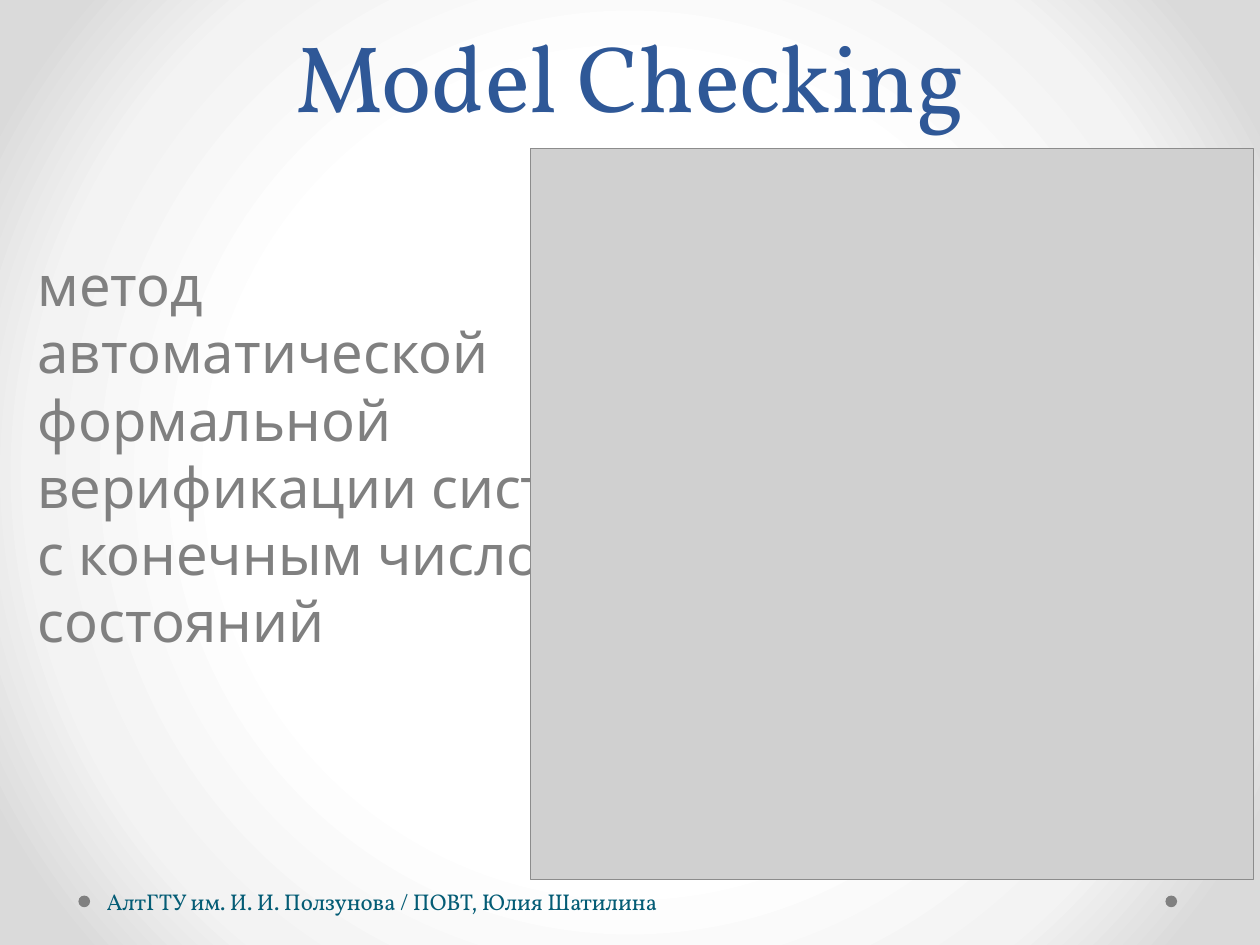
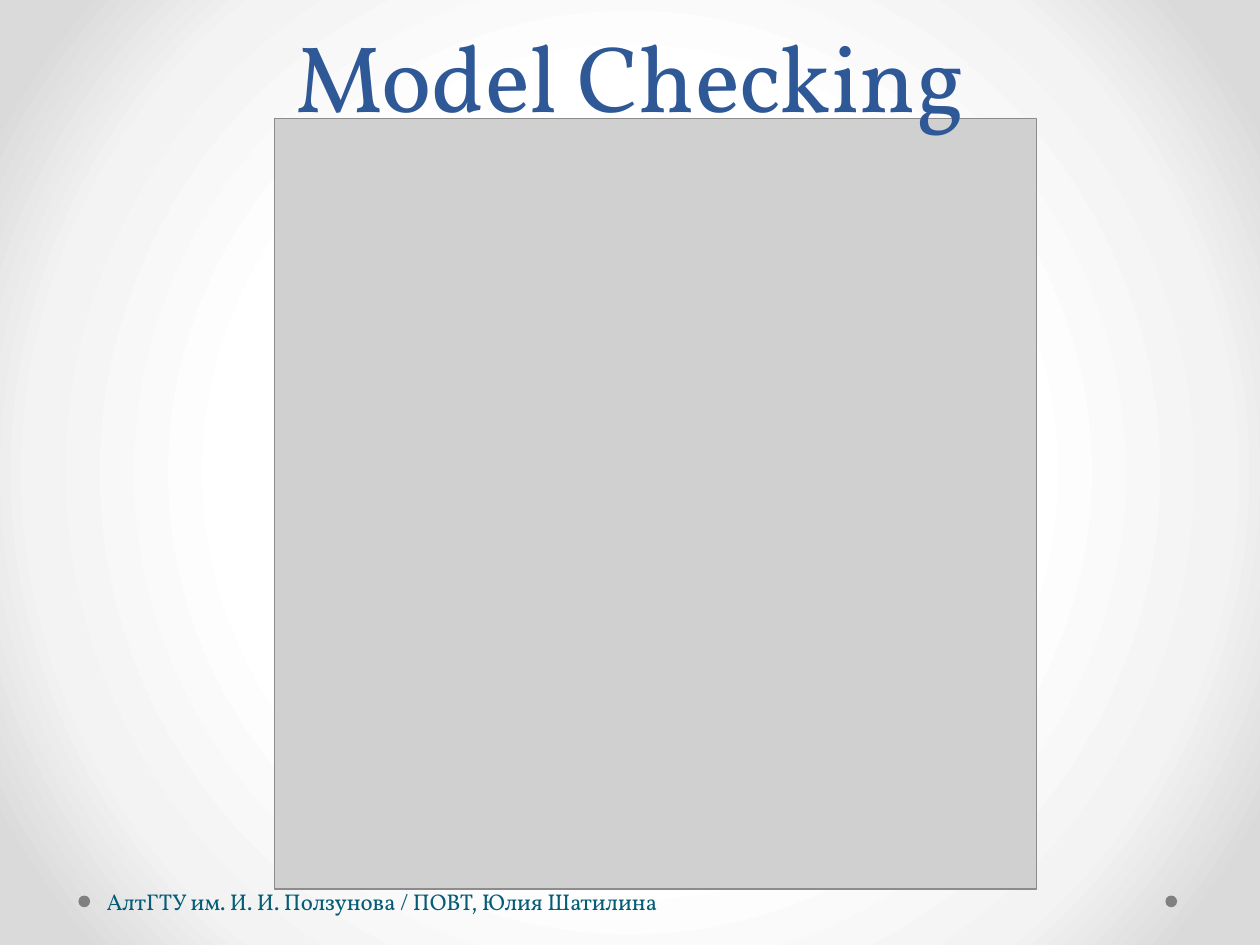
Before and after one commit to hisohito/proto-doc, a slide deck: slide 7 of shatilina.pptx. Drawn at 1260x945 pixels with LibreOffice and Linux fonts; fonts in the diff are those of the drawing; grey boxes stand for pictures. Boxes give left, top, right and bottom in pixels: in the first picture for what was removed or moved away, otherwise in the second. Text is boxed around its words. In the diff, an @@ line names an element or a change of style, - is before the commit and + after.

```diff
--- a/shatilina.pptx
+++ b/shatilina.pptx
@@ picture: place and size @@
-picture at (530, 149, 1254, 879)
+picture at (275, 118, 1037, 890)
@@ text removed at (37, 275, 620, 643) @@
-метод автоматической формальной верификации систем с конечным числом состояний
```
Also in this commit, not shown: 5 other slides changed, 4 slides added, 1 slide removed, 3 other files.
